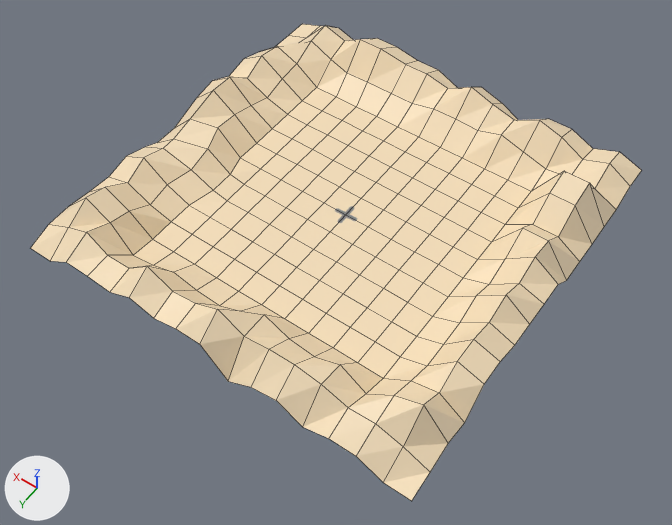
An edit to the Blender file Project/Resource/Models/Ground/Ground.blend, drawn before and after from the same camera.
Rendered twice from a 50 mm lens placed at (-320.0, 464.0, 649.0), pointed at (-20.0, 43.0, -12.0). Every picture has the same lights, and +X, +Y and +Z are marked at lower left. Mesh edges are drawn as thin lines.

Objects in the first picture: '平面'.
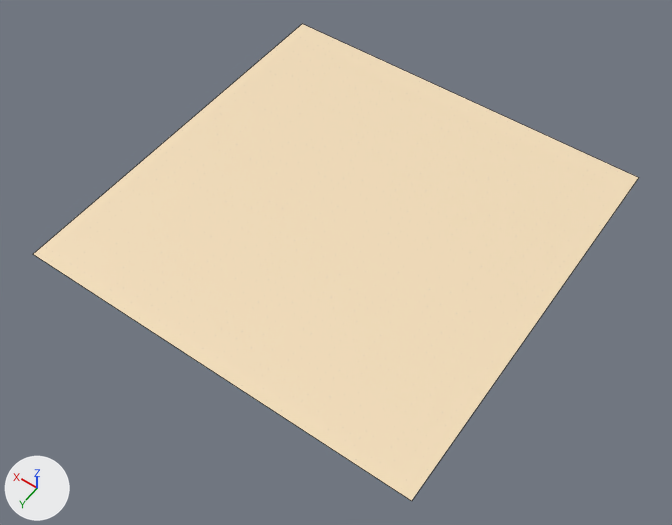
The newer file is also rescaled (x1.5), turned or shifted as a whole; pictures and numbers use the older file's frame.

The change, as a list of edits to the scene's bpy script:
```text
Change me_平面:
    used by ob_平面; location = (0.0, 0.0, 0.0)
    remove me_平面.from_pydata(...)  # 289 vertices, 256 faces; spans x -200.0..203.0, y -200.0..200.0, z 0.0..51.0
    add me_平面.from_pydata(...)  # 4 vertices, 1 face; spans x -200.0..200.0, y -200.0..200.0, z 0.0
    me_平面 part 1
    287 vertices are removed from x -200.0..203.0, y -200.0..200.0, z 0.0..51.0
    256 faces are deleted
    2 vertices are added at (-200.0, -200.0, 0.0), (200.0, 200.0, 0.0)
    1 new face joins them
```

Pixel boxes [x1, y1, x2, y2] of what changed, in the pictures (672 x 525 px):
'平面', reshaped
    before: [31, 24, 642, 501]
    after: [33, 24, 638, 501]
